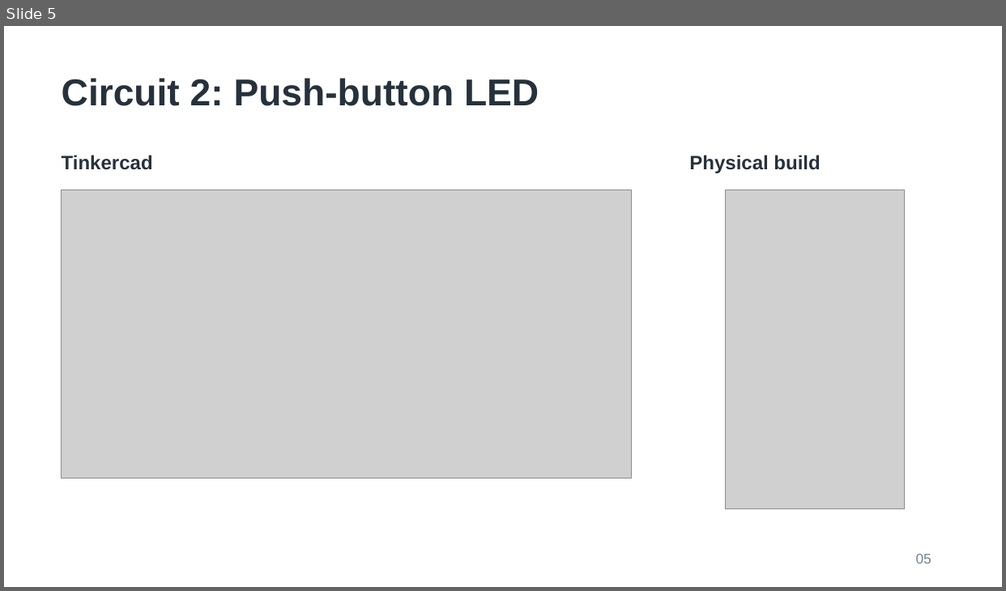
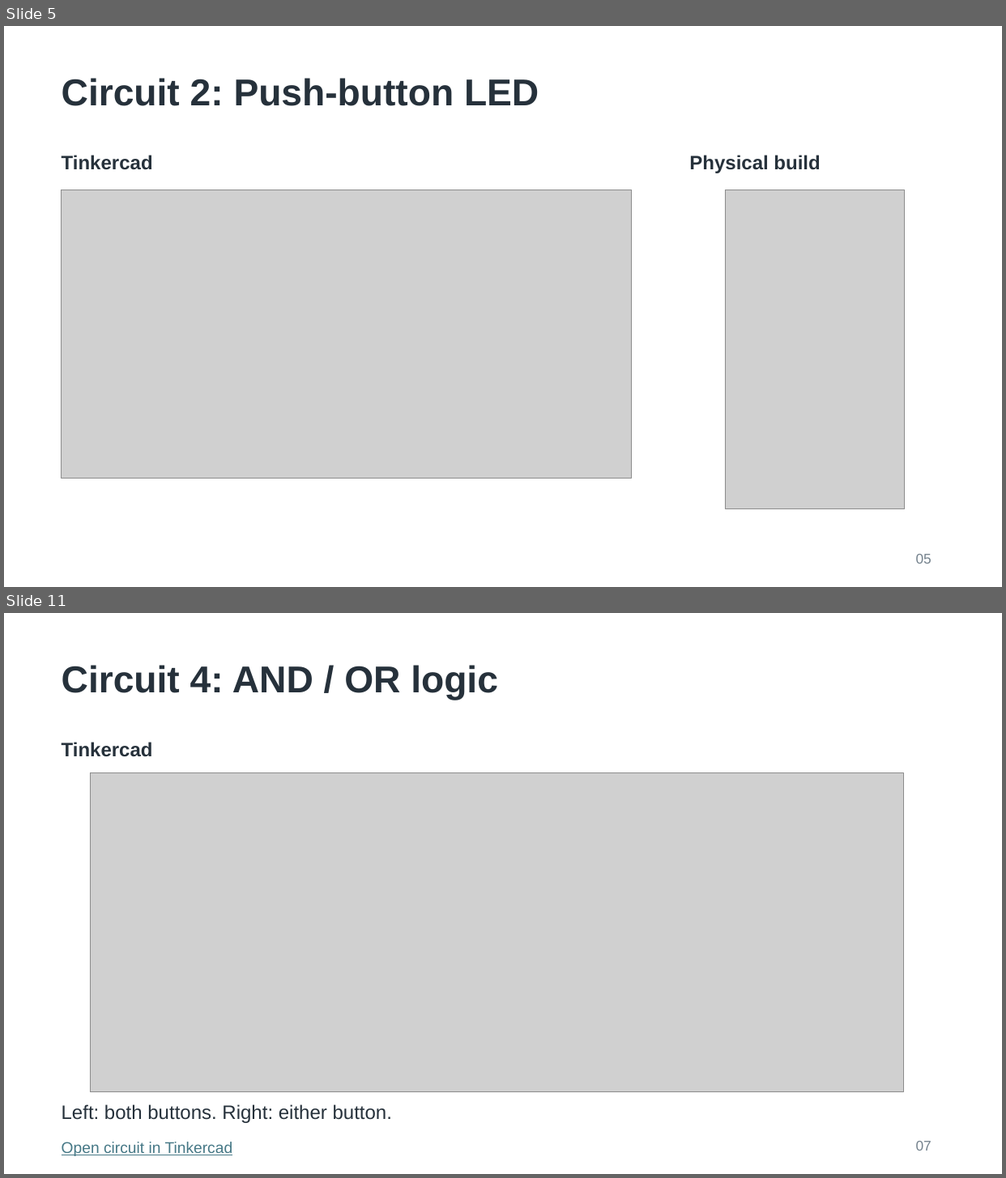
Before and after one commit to Robotics-Society-UoN/workshops, a slide deck: 2026-10-14-circuits/circuits_slides.pptx. Shown one above the other, each under a label of ours: slide 5 before the commit, slides 5 and 11 after it; the slides between them are not shown. The pictures are 1006x591 and 1006x1178 pixels, drawn with LibreOffice and Linux fonts; fonts in the diff are those of the drawing; grey boxes stand for pictures. Boxes give left, top, right and bottom in pixels: in the first picture for what was removed or moved away, otherwise in the second. Text is boxed around its words. In the diff, an @@ line names an element or a change of style, - is before the commit and + after.

Commit message:
Update circuits workshop slides with supplied PowerPoint

```diff
--- a/2026-10-14-circuits/circuits_slides.pptx
+++ b/2026-10-14-circuits/circuits_slides.pptx
@@ slide 11 added at (4,613,1002,1174), background #FFFFFF @@
@@ text added at (62,665,498,700), 36 pt, text #26313B, bold @@
+Circuit 4: AND / OR logic
@@ text added at (62,742,153,757), 18.8 pt, text #26313B, bold @@
+Tinkercad
@@ picture added at (90,773,904,1093) @@
@@ text added at (62,1105,392,1123), 18.8 pt, text #26313B @@
+Left: both buttons. Right: either button.
@@ text added at (62,1142,233,1157), 15 pt, text #467886, underline @@
+Open circuit in Tinkercad
@@ text added at (916,1141,931,1151), 13.5 pt, text #73818C @@
+07
```
Also in this commit, not shown: 5 other slides added, 1 other file.
